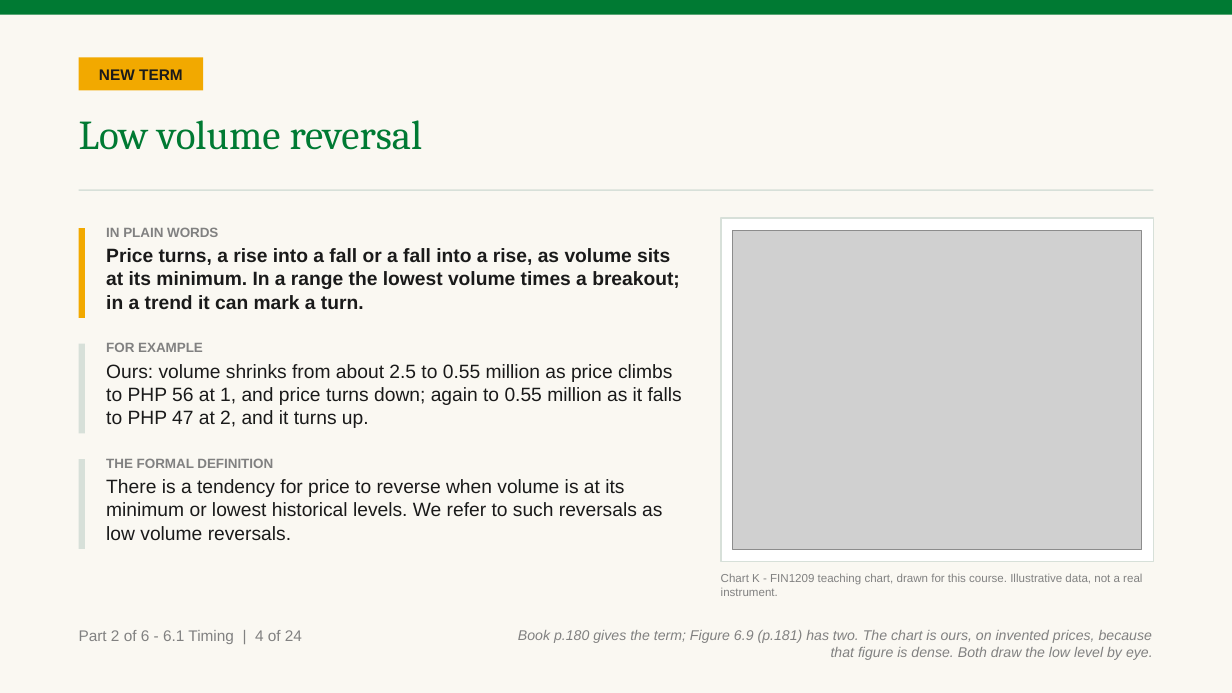
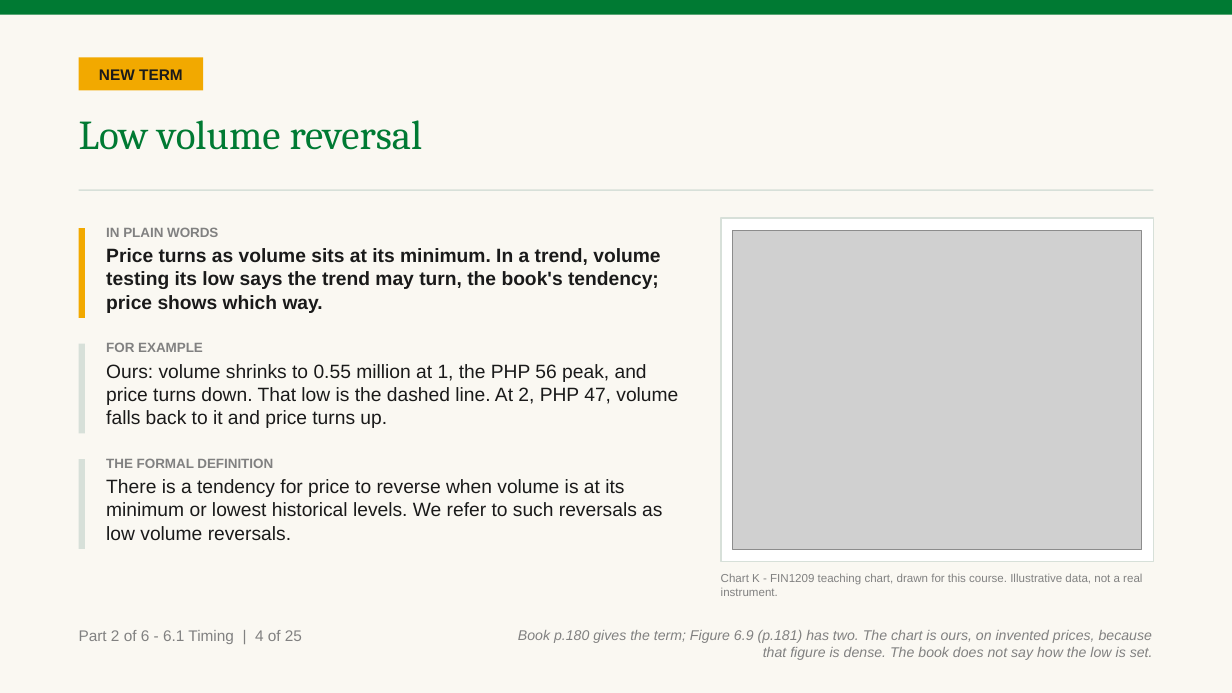
Before and after one commit to benjiesotelo-sudo/Telos_FIN1209, a slide deck: slide 38 of chapter-06/FIN1209-Chapter-06.pptx. Drawn at 1232x693 pixels with LibreOffice and Linux fonts; fonts in the diff are those of the drawing; grey boxes stand for pictures. Boxes give left, top, right and bottom in pixels: in the first picture for what was removed or moved away, otherwise in the second. Text is boxed around its words. In the diff, an @@ line names an element or a change of style, - is before the commit and + after.

Commit message:
Chapter 6 Part 2: fix the fresh reader's ten findings
- Figure 6.15's two volatility lines are read apart: noise below about
  15, and the historical volatility level near 40, which only the
  spikes at 1 and 2 reach.
- The undervalued slide says where its buy signals come from: another
  method, which the VWMA only filters.
- Chart J's level is set by an earlier low that volume falls back to
  test, and the slide and its follow-on say what to do.
- The 2-sigma slide points to its line on Figure 6.14 and says why the
  line steps up and back down.
- Chart K's line is the low set at 1.
- VWAP is spelt out, the quiet-pair case is worked in numbers, and the
  caution slide says what to do.
- A follow-on, "Reading a low volume turn", says what a low volume top
  or bottom means and what to do.

Part 2 is 31 slides; the teaching deck has 146 and the student edition
108. No check, answer or title changed.

```diff
--- a/chapter-06/FIN1209-Chapter-06.pptx
+++ b/chapter-06/FIN1209-Chapter-06.pptx
@@ text at (106, 248, 660, 313): text changed @@
-Price turns, a rise into a fall or a fall into a rise, as volume sits at its minimum. In a range the lowest volume times a breakout; in a trend it can mark a turn.
+Price turns as volume sits at its minimum. In a trend, volume testing its low says the trend may turn, the book's tendency; price shows which way.
@@ text at (106, 364, 678, 428): text changed @@
-Ours: volume shrinks from about 2.5 to 0.55 million as price climbs to PHP 56 at 1, and price turns down; again to 0.55 million as it falls to PHP 47 at 2, and it turns up.
+Ours: volume shrinks to 0.55 million at 1, the PHP 56 peak, and price turns down. That low is the dashed line. At 2, PHP 47, volume falls back to it and price turns up.
@@ text at (79, 630, 302, 644): text changed @@
-Part 2 of 6 - 6.1 Timing | 4 of 24
+Part 2 of 6 - 6.1 Timing | 4 of 25
@@ text at (518, 630, 1153, 660): text changed @@
-Book p.180 gives the term; Figure 6.9 (p.181) has two. The chart is ours, on invented prices, because that figure is dense. Both draw the low level by eye.
+Book p.180 gives the term; Figure 6.9 (p.181) has two. The chart is ours, on invented prices, because that figure is dense. The book does not say how the low is set.
```
Also in this commit, not shown: 23 other slides changed, 1 slide added, 3 other files.
